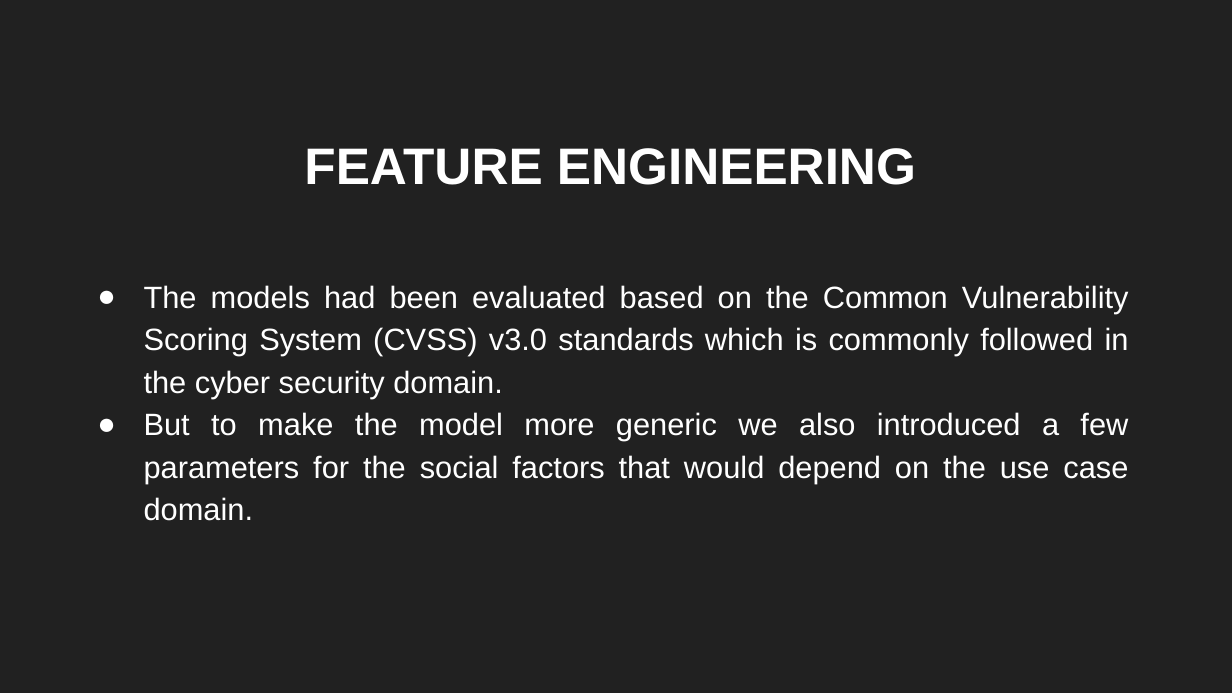
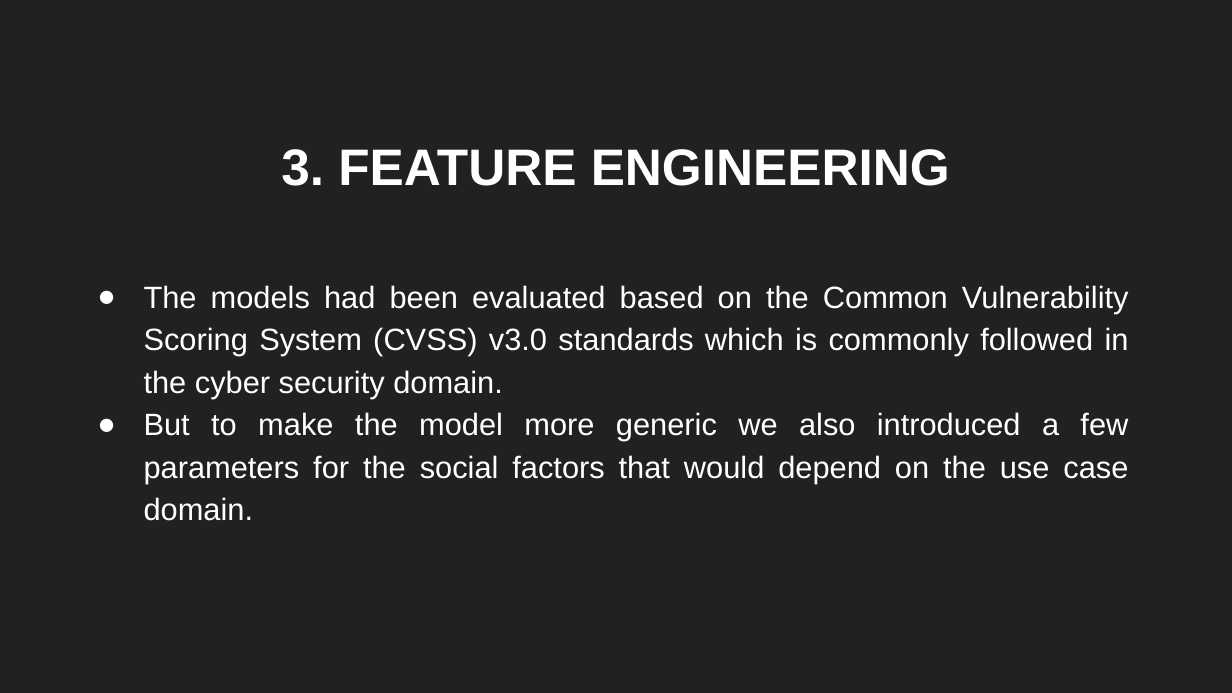
Before and after one commit to sbenstewart/cip-lab, a slide deck: slide 11 of mail these/presentation.pptx (slide 10 before the commit). Drawn at 1232x693 pixels with LibreOffice and Linux fonts; fonts in the diff are those of the drawing. Boxes give left, top, right and bottom in pixels: in the first picture for what was removed or moved away, otherwise in the second. Text is boxed around its words. In the diff, an @@ line names an element or a change of style, - is before the commit and + after.

```diff
--- a/mail these/presentation.pptx
+++ b/mail these/presentation.pptx
@@ title at [281,149,950,186]: text changed @@
-FEATURE ENGINEERING
+3. FEATURE ENGINEERING
```
Also in this commit, not shown: 9 other slides changed, 5 slides added, 1 slide removed, 2 other files.
